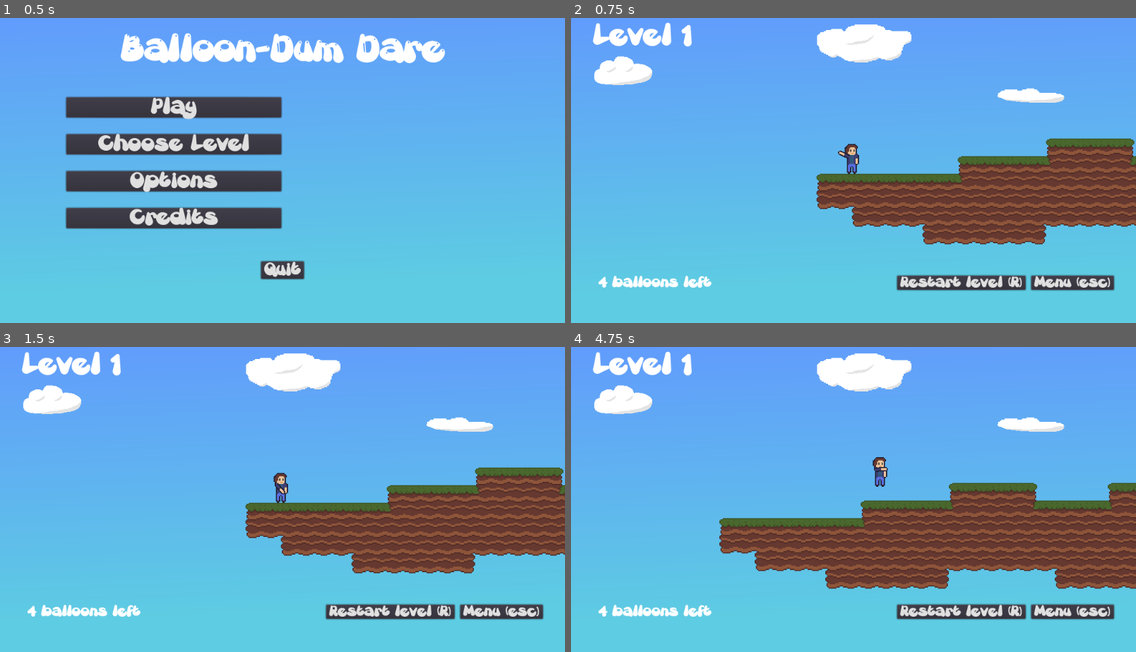
Above: before the commit, frames 1-4 (two rows, left to right).
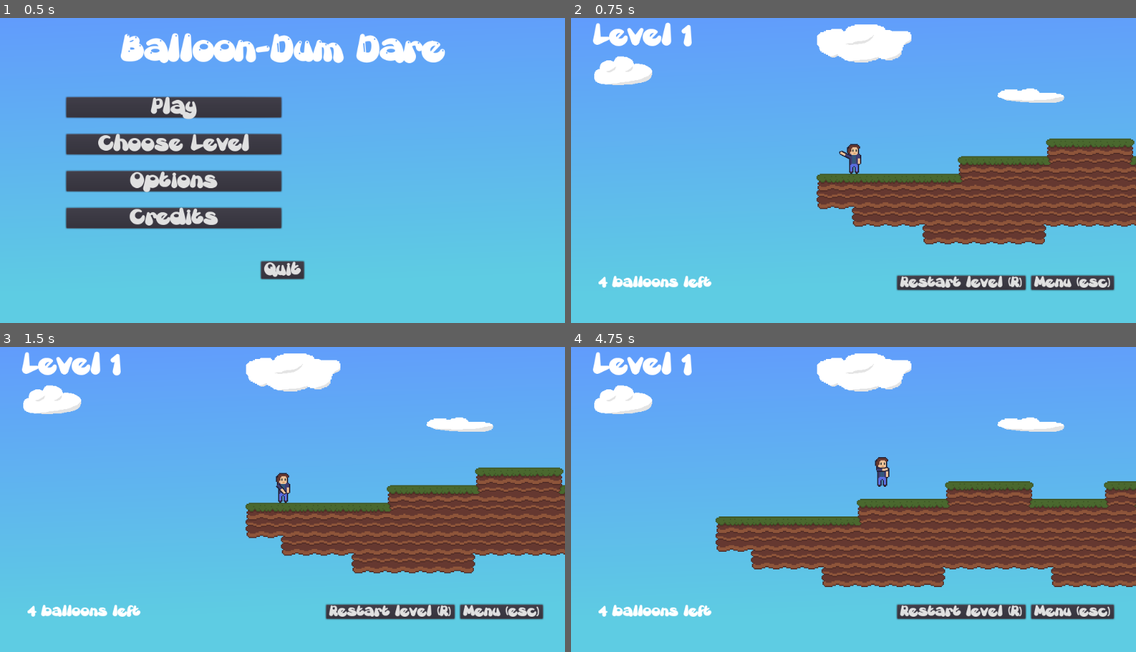
Above: after the commit, the same moments.

Repository: LeandreLPP/BalloonDumDare
Game: Godot game, scene res://Scenes/MainMenuScene.tscn
Same seed, same stepped clock (60 frames per second), same inputs: the game is played once before the commit and once after it. Sound files missing from this copy of the repository are replaced by a short silence.
Inputs (mouse positions are in pixels of both pictures, inside the frame that each line leads up to):
- Up to frame 1 (0.5 s): no input
- Up to frame 2 (0.75 s): click "Play" at 0.5 s
- Up to frame 3 (1.5 s): click "Restart level (R)" at 1.25 s
- Up to frame 4 (4.75 s): click "Restart level (R)" at 2 s; click "Restart level (R)" at 2.75 s; click "Menu (esc)" at 3.5 s; tap Enter at 4.25 s; move the mouse to (977, 469) at 4.27 s; hold Right (move_right) from 4.28 s (still down); right-click (977, 469) at 4.35 s; tap Space (jump) at 4.52 s

Frame 1 is identical in both runs. In frame 2, 0.2% of the frame differs, in the area x 47-52%, y 41-52%; in frame 3, 0.2%; in frame 4, 7.8%, in the area x 25-100%, y 36-80%.

Commit message:
Flip player arm position when turning the player

Diff:
--- a/Prefabs/Player.gd
+++ b/Prefabs/Player.gd
@@ -25,6 +25,8 @@
 
 onready var balloonPacked = preload("res://Prefabs/Balloon.tscn")
 var inflatingBalloon = null
+
+onready var position_x_arm = $arm.position.x
 
 var balloons = []
 var selectedBalloon = null
@@ -167,6 +169,7 @@
 	# Update siding
 	if new_siding_left != siding_left:
 		$sprite.flip_h = new_siding_left
+		$arm.position.x = -position_x_arm if new_siding_left else position_x_arm
 		siding_left = new_siding_left
 
 	# Change animation
--- a/Prefabs/Player.tscn
+++ b/Prefabs/Player.tscn
@@ -7,11 +7,10 @@
 [ext_resource path="res://Art/Sounds/Weee2.wav" type="AudioStream" id=5]
 [ext_resource path="res://Art/Sounds/Weee3.wav" type="AudioStream" id=6]
 
-[sub_resource type="CapsuleShape2D" id=1]
+[sub_resource type="RectangleShape2D" id=6]
 
 custom_solver_bias = 0.0
-radius = 8.27651
-height = 12.8086
+extents = Vector2( 7.40732, 13.6086 )
 
 [sub_resource type="Animation" id=2]
 
@@ -78,20 +77,14 @@
 
 [node name="sprite" type="Sprite" parent="." index="0"]
 
-position = Vector2( -1.97505, -0.751403 )
+position = Vector2( 0, -0.751403 )
 texture = ExtResource( 2 )
-_sections_unfolded = [ "Transform" ]
-__meta__ = {
-"_edit_lock_": true
-}
+_sections_unfolded = [ "Offset", "Transform" ]
 
 [node name="collision" type="CollisionShape2D" parent="." index="1"]
 
-position = Vector2( -1.66664, -1.31941 )
-shape = SubResource( 1 )
-__meta__ = {
-"_edit_lock_": true
-}
+position = Vector2( 0.33336, -0.298471 )
+shape = SubResource( 6 )
 
 [node name="sound_jump" type="AudioStreamPlayer2D" parent="." index="2"]
 
@@ -152,19 +145,28 @@
 
 [node name="arm" type="Position2D" parent="." index="5"]
 
-position = Vector2( -4.71994, -2.35917 )
-_sections_unfolded = [ "Transform" ]
+position = Vector2( -3.71969, -2.26103 )
+_sections_unfolded = [ "Transform" ]
+__meta__ = {
+"_edit_lock_": true
+}
 
 [node name="Sprite" type="Sprite" parent="arm" index="0"]
 
 position = Vector2( 0, -4 )
 texture = ExtResource( 3 )
 _sections_unfolded = [ "Transform" ]
+__meta__ = {
+"_edit_lock_": true
+}
 
 [node name="hand" type="Position2D" parent="arm" index="1"]
 
 position = Vector2( 0.0224676, -8.98969 )
 _sections_unfolded = [ "Transform" ]
+__meta__ = {
+"_edit_lock_": true
+}
 
 [node name="wees" type="Position2D" parent="." index="6"]
 
